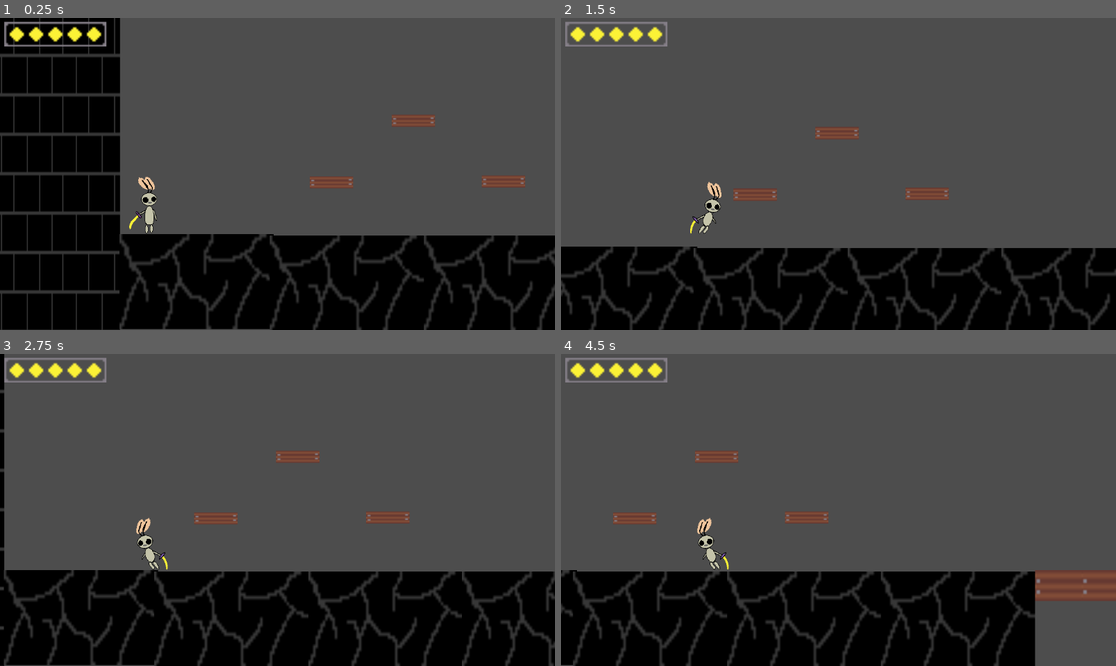
Above: before the commit, frames 1-4 (two rows, left to right).
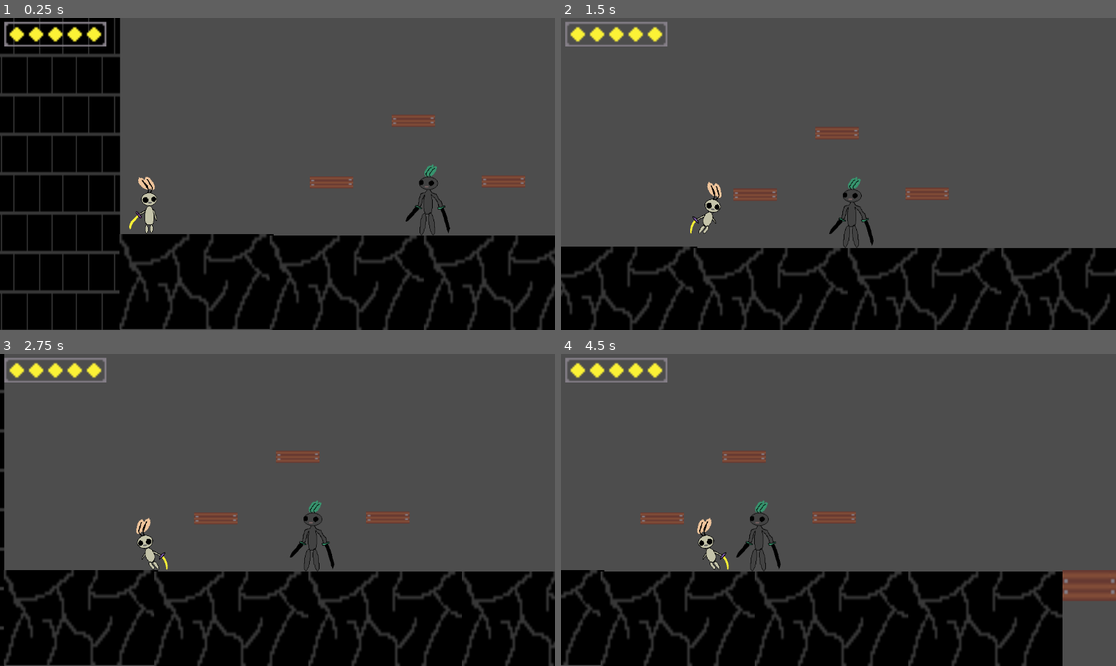
Above: after the commit, the same moments.

Repository: Jacob-Hawksley/Blade-Of-Light
Game: Godot game, scene res://node_2d.tscn
Two runs of this game, one before a commit and one after it. Both use one fixed random seed, a clock stepped at 60 frames per second and the inputs below.
Inputs:
- Up to frame 1 (0.25 s): no input
- Up to frame 2 (1.5 s): tap Enter (ui_accept) at 0.5, 0.77 s; hold Right (ui_right) from 0.53 s (still down)
- Up to frame 3 (2.75 s): tap Enter (ui_accept) at 1.52 s; release Right (ui_right) at 2.03 s; hold Left (ui_left) from 2.03 s (still down)
- Up to frame 4 (4.5 s): release Left (ui_left) at 2.78 s; hold Right (ui_right) 2.78-4.28 s; tap Enter (ui_accept) at 3.02, 3.77 s; hold Left (ui_left) from 4.28 s (still down)

The runs differ from the first frame. In frame 1, 0.3% of the frame differs, in the area x 73-82%, y 46-70%; in frame 2, 0.3%; in frame 3, 0.3%; in frame 4, 9.2%, in the area x 0-100%, y 31-100%.

Commit message:
Added an enemy made it always face the player and added more floor

Diff:
--- /dev/null
+++ b/Test.tscn
@@ -0,0 +1,10 @@
+[gd_scene load_steps=2 format=3 uid="uid://dnnka5th1gldj"]
+
+[ext_resource type="Texture2D" uid="uid://ocqr4kaowgws" path="res://icon.svg" id="1_mtyf4"]
+
+[node name="Node2D" type="Node2D"]
+
+[node name="Sprite2D" type="Sprite2D" parent="."]
+texture = ExtResource("1_mtyf4")
+
+[node name="Node2D" type="Node2D" parent="."]
--- a/animated_sprite_2d.gd
+++ b/animated_sprite_2d.gd
@@ -3,12 +3,11 @@
 @onready var sprite: AnimatedSprite2D = $AnimatedSprite2D
 
 
-# Called when the node enters the scene tree for the first time.
 func _ready() -> void:
-	pass
+	Global.hp = 5
+
 
 
 # Called every frame. 'delta' is the elapsed time since the previous frame.
 func _process(delta: float) -> void:
-	var hp = 5
-	_AnimatedSprite2D.play(2)
+	_AnimatedSprite2D.play(Global.hp)
--- a/character_body_2d.gd
+++ b/character_body_2d.gd
@@ -1,10 +1,13 @@
 extends CharacterBody2D
 
-@onready var sprite: AnimatedSprite2D = $AnimatedSprite2D # Or $AnimatedSprite2D if that's what you're using
+@onready var sprite: AnimatedSprite2D = $AnimatedSprite2D
 @onready var _animated_sprite = $AnimatedSprite2D
 
 const SPEED = 300.0
 const JUMP_VELOCITY = -500.0
+
+
+
 
 
 
@@ -36,5 +39,6 @@
 		_animated_sprite.play("run")
 	if direction == 0:
 		_animated_sprite.play("default")
+	Global.player = position
 
 	move_and_slide()
--- /dev/null
+++ b/character_body_2d_2.gd
@@ -0,0 +1,19 @@
+extends CharacterBody2D
+@onready var sprite: AnimatedSprite2D = $AnimatedSprite2D # Or $AnimatedSprite2D if that's what you're using
+
+
+
+const SPEED = 100
+const JUMP_VELOCITY = -200
+
+func _physics_process(delta: float) -> void:
+	# Add the gravity.
+	if not is_on_floor():
+		velocity += get_gravity() * delta
+
+	if Global.player.x == null:
+		return
+	if Global.player.x > position.x:
+		sprite.flip_h = false
+	else:
+		sprite.flip_h = true
--- /dev/null
+++ b/node_2d.gd
@@ -0,0 +1,4 @@
+extends Node2D
+
+var player = null
+var hp = null
--- a/node_2d.tscn
+++ b/node_2d.tscn
@@ -1,7 +1,8 @@
-[gd_scene load_steps=23 format=3 uid="uid://bvt7cpokp8n8x"]
-
-[ext_resource type="Script" path="res://character_body_2d.gd" id="1_42e66"]
+[gd_scene load_steps=30 format=3 uid="uid://bvt7cpokp8n8x"]
+
+[ext_resource type="Script" uid="uid://7wqg8h2dsgqt" path="res://character_body_2d.gd" id="1_42e66"]
 [ext_resource type="Texture2D" uid="uid://dnye7xix4plop" path="res://Floor.png" id="1_bh2ed"]
+[ext_resource type="Script" uid="uid://jbyklni50tip" path="res://node_2d.gd" id="1_ta5nu"]
 [ext_resource type="Texture2D" uid="uid://dgtckvfw2o7mi" path="res://Idle-Sprite.png" id="2_hs4i7"]
 [ext_resource type="Texture2D" uid="uid://blt052cugnv2h" path="res://Moving.png" id="4_3j8yj"]
 [ext_resource type="Texture2D" uid="uid://dlhf28evjd2fb" path="res://Platform.png" id="5_v0qa2"]
@@ -13,6 +14,9 @@
 [ext_resource type="Texture2D" uid="uid://dj6ixbj20vme2" path="res://hp2.png" id="8_hp0eo"]
 [ext_resource type="Texture2D" uid="uid://bqgett8pj2p2m" path="res://hp3.png" id="9_l41mc"]
 [ext_resource type="Texture2D" uid="uid://dhbadn5ea3qkt" path="res://hp4.png" id="10_vepni"]
+[ext_resource type="Script" uid="uid://dy5qhyq0684o8" path="res://character_body_2d_2.gd" id="14_d2bti"]
+[ext_resource type="Texture2D" uid="uid://bffe3ogeo2245" path="res://Enemies/Raven.png" id="15_ta5nu"]
+[ext_resource type="Texture2D" uid="uid://grvnvcqk786u" path="res://Background/Grass-Floor.png" id="17_flf07"]
 
 [sub_resource type="RectangleShape2D" id="RectangleShape2D_7ui8w"]
 size = Vector2(302, 650)
@@ -120,8 +124,27 @@
 [sub_resource type="RectangleShape2D" id="RectangleShape2D_4wqqe"]
 size = Vector2(256, 18.3682)
 
+[sub_resource type="SpriteFrames" id="SpriteFrames_flf07"]
+animations = [{
+"frames": [{
+"duration": 1.0,
+"texture": ExtResource("15_ta5nu")
+}],
+"loop": true,
+"name": &"default",
+"speed": 5.0
+}]
+
+[sub_resource type="CapsuleShape2D" id="CapsuleShape2D_k73cj"]
+radius = 22.0
+height = 116.0
+
+[sub_resource type="RectangleShape2D" id="RectangleShape2D_flf07"]
+size = Vector2(256.277, 74.3573)
+
 [node name="Node2D" type="Node2D"]
 position = Vector2(540, 298)
+script = ExtResource("1_ta5nu")
 
 [node name="Wall" type="Sprite2D" parent="."]
 position = Vector2(-687, 66.5)
@@ -137,7 +160,7 @@
 shape = SubResource("RectangleShape2D_7ui8w")
 
 [node name="CollisionShape2D2" type="CollisionShape2D" parent="Wall/StaticBody2D"]
-position = Vector2(1809, 28)
+position = Vector2(4978.51, -63.8014)
 shape = SubResource("RectangleShape2D_3nlv3")
 
 [node name="Floor" type="Sprite2D" parent="."]
@@ -231,5 +254,54 @@
 
 [node name="CollisionShape2D" type="CollisionShape2D" parent="Bridge/StaticBody2D"]
 position = Vector2(0, 0.815887)
+shape = SubResource("RectangleShape2D_4wqqe")
+
+[node name="CharacterBody2D2" type="CharacterBody2D" parent="."]
+position = Vector2(101, 111)
+script = ExtResource("14_d2bti")
+
+[node name="AnimatedSprite2D" type="AnimatedSprite2D" parent="CharacterBody2D2"]
+position = Vector2(0, 6)
+sprite_frames = SubResource("SpriteFrames_flf07")
+
+[node name="CollisionShape2D" type="CollisionShape2D" parent="CharacterBody2D2"]
+position = Vector2(0, 19)
+shape = SubResource("CapsuleShape2D_k73cj")
+
+[node name="Grass Floors" type="Node" parent="."]
+
+[node name="Grass-floor" type="Sprite2D" parent="Grass Floors"]
+position = Vector2(2637, 599)
+scale = Vector2(3.52353, 3.52353)
+texture = ExtResource("17_flf07")
+
+[node name="StaticBody2D" type="StaticBody2D" parent="Grass Floors/Grass-floor"]
+
+[node name="CollisionShape2D" type="CollisionShape2D" parent="Grass Floors/Grass-floor/StaticBody2D"]
+position = Vector2(0.709351, 4.82472)
 scale = Vector2(1, 1)
-shape = SubResource("RectangleShape2D_4wqqe")
+shape = SubResource("RectangleShape2D_flf07")
+
+[node name="Grass-floor2" type="Sprite2D" parent="Grass Floors"]
+position = Vector2(3532.01, 599.75)
+scale = Vector2(3.52353, 3.52353)
+texture = ExtResource("17_flf07")
+
+[node name="StaticBody2D" type="StaticBody2D" parent="Grass Floors/Grass-floor2"]
+
+[node name="CollisionShape2D" type="CollisionShape2D" parent="Grass Floors/Grass-floor2/StaticBody2D"]
+position = Vector2(0.709351, 4.82472)
+scale = Vector2(1, 1)
+shape = SubResource("RectangleShape2D_flf07")
+
+[node name="Grass-floor3" type="Sprite2D" parent="Grass Floors"]
+position = Vector2(4428, 598.75)
+scale = Vector2(3.52353, 3.52353)
+texture = ExtResource("17_flf07")
+
+[node name="StaticBody2D" type="StaticBody2D" parent="Grass Floors/Grass-floor3"]
+
+[node name="CollisionShape2D" type="CollisionShape2D" parent="Grass Floors/Grass-floor3/StaticBody2D"]
+position = Vector2(0.709351, 4.82472)
+scale = Vector2(1, 1)
+shape = SubResource("RectangleShape2D_flf07")
--- a/project.godot
+++ b/project.godot
@@ -12,8 +12,12 @@
 
 config/name="Blade Of Light"
 run/main_scene="res://node_2d.tscn"
-config/features=PackedStringArray("4.3", "GL Compatibility")
+config/features=PackedStringArray("4.4", "GL Compatibility")
 config/icon="res://icon.svg"
+
+[autoload]
+
+Global="*res://node_2d.gd"
 
 [editor_plugins]
 
Binary file added: Background/Grass Floor.aseprite
Binary file added: Background/Grass-Floor.png
Not shown, added: Background/Grass-Floor.png.import
Binary file added: Enemies/Raven.png
Not shown, added: Enemies/Raven.png.import
Binary file added: Enemies/Tonn Left.aseprite
Binary file added: Slash1.png
Not shown, added: Slash1.png.import
Binary file added: Slash2.png
Not shown, added: Slash2.png.import
Not shown, added: animated_sprite_2d.gd.uid
Not shown, added: character_body_2d.gd.uid
(and 13 more such lines)
